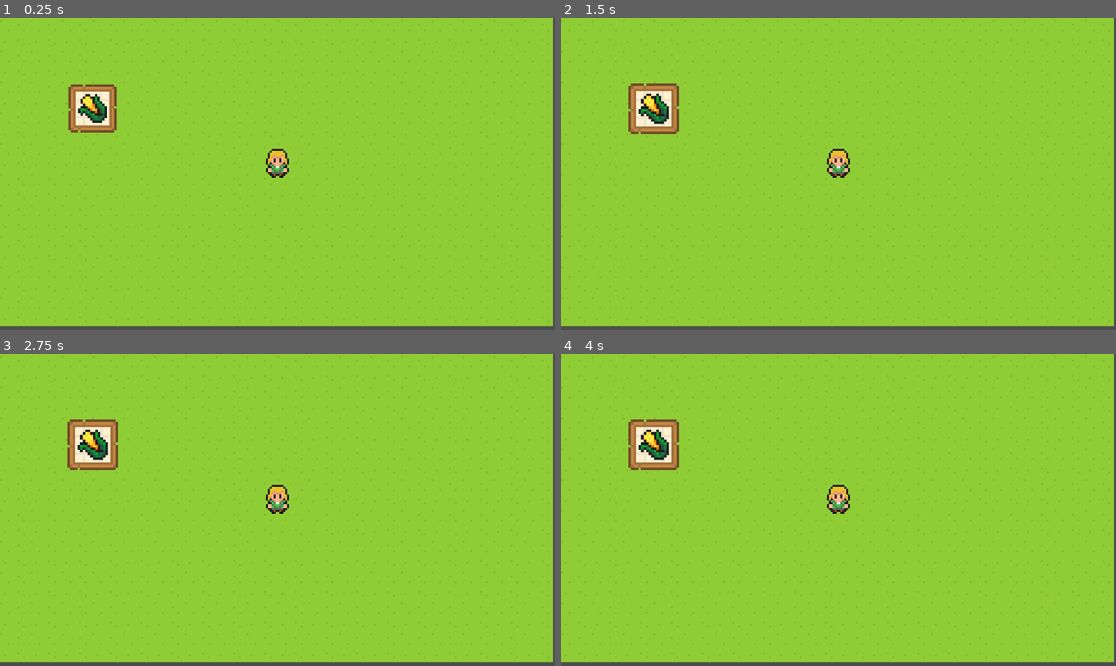
Above: before the commit, frames 1-4 (two rows, left to right).
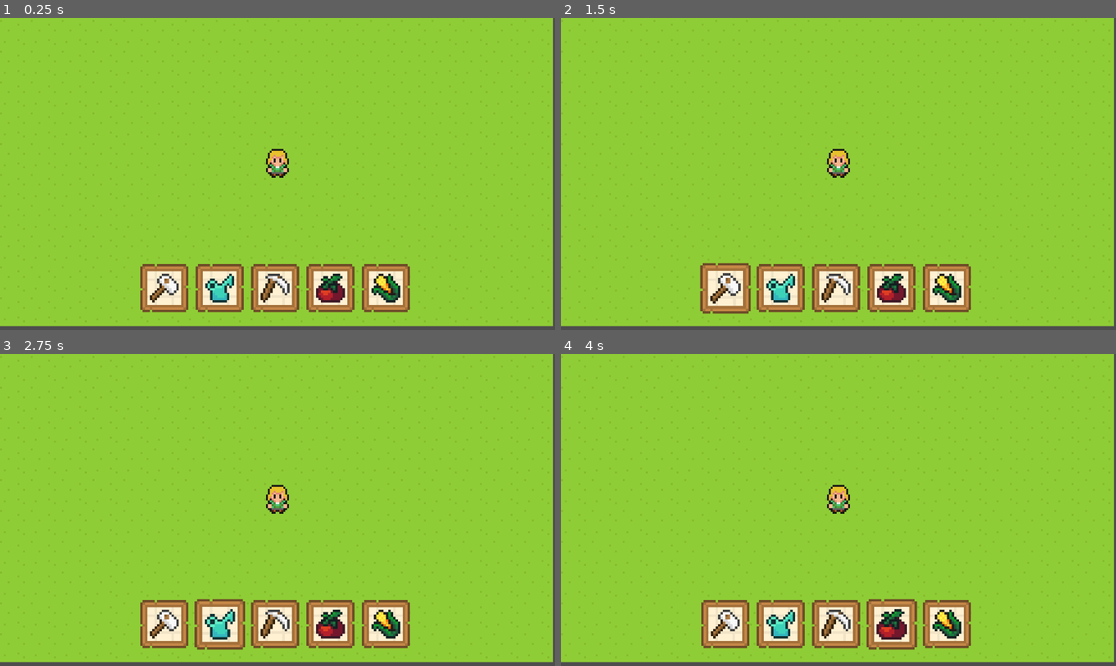
Above: after the commit, the same moments.

Repository: Sammizzy/FarmingProject
Game: Godot game, scene res://Scenes/main.tscn
The game is run twice, just before and just after one commit, with the same random seed, the same clock (stepped at 60 frames per second) and the same inputs.
Inputs (mouse positions are in pixels of both pictures, inside the frame that each line leads up to; where the layout moved, square brackets give the same spot in the first picture):
- Up to frame 1 (0.25 s): no input
- Up to frame 2 (1.5 s): click (655, 108) at 0.52 s; click (727, 289) [655, 108] at 1.25 s
- Up to frame 3 (2.75 s): click (222, 625) [94, 444] at 2 s
- Up to frame 4 (4 s): click (838, 625) [655, 444] at 2.75 s; click (894, 625) [655, 444] at 3.5 s

The runs differ from the first frame. In frame 1, 8.0% of the frame differs, in the area x 12-74%, y 21-95%; in frame 2, 8.3%, in the area x 12-74%, y 20-95%; in frame 3, 8.3%; in frame 4, 8.3%.

Commit message:
added action bar tiles

Diff:
--- a/Scenes/main.tscn
+++ b/Scenes/main.tscn
@@ -1,13 +1,17 @@
-[gd_scene load_steps=30 format=4 uid="uid://bnaegj2duv1ca"]
+[gd_scene load_steps=33 format=4 uid="uid://bnaegj2duv1ca"]
 
 [ext_resource type="Script" uid="uid://d2fhsy1j8hyt5" path="res://Scripts/player.gd" id="1_bo1nx"]
 [ext_resource type="Texture2D" uid="uid://deu5pfr2jhyk5" path="res://Sprites/Player/Player.png" id="1_jjgbg"]
 [ext_resource type="Texture2D" uid="uid://btxrsecte87rv" path="res://Sprites/Tiles/Tileset.png" id="3_8gbba"]
 [ext_resource type="Script" uid="uid://mdda6e4cpl68" path="res://farm_manager.gd" id="3_jjvhh"]
 [ext_resource type="Script" uid="uid://cqtd2fj5ud2qu" path="res://Scripts/player_tools.gd" id="3_kry3j"]
-[ext_resource type="Texture2D" uid="uid://lngcmt2hdg2b" path="res://Sprites/UI/ItemBox.png" id="6_21xkr"]
-[ext_resource type="Texture2D" uid="uid://8i67gik0xi8s" path="res://Sprites/UI/CornSeed_Icon.png" id="7_6bp64"]
-[ext_resource type="Script" uid="uid://dffehvx810307" path="res://Scripts/tool_button.gd" id="7_344ge"]
+[ext_resource type="PackedScene" uid="uid://cebe52c54d0pn" path="res://Scenes/tool_button.tscn" id="6_21xkr"]
+[ext_resource type="Texture2D" uid="uid://bvev8bpr7fisa" path="res://Sprites/UI/Hoe_Icon.png" id="7_6iyac"]
+[ext_resource type="Texture2D" uid="uid://cb6qjgowlx2hx" path="res://Sprites/UI/WaterBucket_Icon.png" id="8_fdnlq"]
+[ext_resource type="Texture2D" uid="uid://dxaboeq4tskni" path="res://Sprites/UI/Scythe_Icon.png" id="9_jkdf5"]
+[ext_resource type="Resource" uid="uid://w0ujv5bngdhs" path="res://Crops/Tomato.tres" id="10_wsu2k"]
+[ext_resource type="Texture2D" uid="uid://b3qkv53bj6gtr" path="res://Sprites/UI/TomatoSeed_Icon.png" id="11_k12tt"]
+[ext_resource type="Resource" uid="uid://da3xivtp4e3nt" path="res://Crops/Corn.tres" id="12_h1bgf"]
 
 [sub_resource type="CapsuleShape2D" id="CapsuleShape2D_8gbba"]
 radius = 7.0
@@ -191,11 +195,6 @@
 [sub_resource type="TileSet" id="TileSet_kry3j"]
 sources/0 = SubResource("TileSetAtlasSource_jjvhh")
 
-[sub_resource type="LabelSettings" id="LabelSettings_6bp64"]
-font_size = 20
-shadow_size = 10
-shadow_color = Color(0, 0, 0, 0.6901961)
-
 [node name="Main" type="Node2D"]
 
 [node name="Camera2D" type="Camera2D" parent="."]
@@ -228,51 +227,56 @@
 
 [node name="CanvasLayer" type="CanvasLayer" parent="."]
 
-[node name="ToolButton" type="TextureButton" parent="CanvasLayer"]
-custom_minimum_size = Vector2(100, 100)
-offset_left = 142.0
-offset_top = 138.0
-offset_right = 242.0
-offset_bottom = 238.0
-texture_normal = ExtResource("6_21xkr")
-stretch_mode = 4
-script = ExtResource("7_344ge")
-
-[node name="Icon" type="TextureRect" parent="CanvasLayer/ToolButton"]
-layout_mode = 1
-anchors_preset = 8
+[node name="HBoxContainer" type="HBoxContainer" parent="CanvasLayer"]
+anchors_preset = 7
 anchor_left = 0.5
-anchor_top = 0.5
+anchor_top = 1.0
 anchor_right = 0.5
-anchor_bottom = 0.5
-offset_left = -30.0
-offset_top = -30.0
-offset_right = 30.0
-offset_bottom = 30.0
+anchor_bottom = 1.0
+offset_left = -295.0
+offset_top = -137.0
+offset_right = 285.0
+offset_bottom = -37.0
 grow_horizontal = 2
-grow_vertical = 2
-mouse_filter = 2
-texture = ExtResource("7_6bp64")
-
-[node name="QuantityText" type="Label" parent="CanvasLayer/ToolButton"]
-layout_mode = 1
-anchors_preset = 3
-anchor_left = 1.0
-anchor_top = 1.0
-anchor_right = 1.0
-anchor_bottom = 1.0
-offset_left = -99.0
-offset_top = -99.0
-offset_right = 1.0
-offset_bottom = -1.0
-grow_horizontal = 0
 grow_vertical = 0
-text = "50
-"
-label_settings = SubResource("LabelSettings_6bp64")
-horizontal_alignment = 2
-vertical_alignment = 2
-
-[connection signal="mouse_entered" from="CanvasLayer/ToolButton" to="CanvasLayer/ToolButton" method="_on_mouse_entered"]
-[connection signal="mouse_exited" from="CanvasLayer/ToolButton" to="CanvasLayer/ToolButton" method="_on_mouse_exited"]
-[connection signal="pressed" from="CanvasLayer/ToolButton" to="CanvasLayer/ToolButton" method="_on_pressed"]
+theme_override_constants/separation = 15
+alignment = 1
+
+[node name="Hoe" parent="CanvasLayer/HBoxContainer" instance=ExtResource("6_21xkr")]
+layout_mode = 2
+
+[node name="Icon" parent="CanvasLayer/HBoxContainer/Hoe" index="0"]
+texture = ExtResource("7_6iyac")
+
+[node name="WaterBucket" parent="CanvasLayer/HBoxContainer" instance=ExtResource("6_21xkr")]
+layout_mode = 2
+tool = 1
+
+[node name="Icon" parent="CanvasLayer/HBoxContainer/WaterBucket" index="0"]
+texture = ExtResource("8_fdnlq")
+
+[node name="Scythe" parent="CanvasLayer/HBoxContainer" instance=ExtResource("6_21xkr")]
+layout_mode = 2
+tool = 2
+
+[node name="Icon" parent="CanvasLayer/HBoxContainer/Scythe" index="0"]
+texture = ExtResource("9_jkdf5")
+
+[node name="TomatoSeed" parent="CanvasLayer/HBoxContainer" instance=ExtResource("6_21xkr")]
+layout_mode = 2
+tool = 3
+seed = ExtResource("10_wsu2k")
+
+[node name="Icon" parent="CanvasLayer/HBoxContainer/TomatoSeed" index="0"]
+texture = ExtResource("11_k12tt")
+
+[node name="CornSeed" parent="CanvasLayer/HBoxContainer" instance=ExtResource("6_21xkr")]
+layout_mode = 2
+tool = 3
+seed = ExtResource("12_h1bgf")
+
+[editable path="CanvasLayer/HBoxContainer/Hoe"]
+[editable path="CanvasLayer/HBoxContainer/WaterBucket"]
+[editable path="CanvasLayer/HBoxContainer/Scythe"]
+[editable path="CanvasLayer/HBoxContainer/TomatoSeed"]
+[editable path="CanvasLayer/HBoxContainer/CornSeed"]
--- /dev/null
+++ b/Scenes/tool_button.tscn
@@ -0,0 +1,59 @@
+[gd_scene load_steps=5 format=3 uid="uid://cebe52c54d0pn"]
+
+[ext_resource type="Texture2D" uid="uid://lngcmt2hdg2b" path="res://Sprites/UI/ItemBox.png" id="1_jekwd"]
+[ext_resource type="Script" uid="uid://dffehvx810307" path="res://Scripts/tool_button.gd" id="2_vfa5f"]
+[ext_resource type="Texture2D" uid="uid://8i67gik0xi8s" path="res://Sprites/UI/CornSeed_Icon.png" id="3_pngsy"]
+
+[sub_resource type="LabelSettings" id="LabelSettings_6bp64"]
+font_size = 20
+shadow_size = 10
+shadow_color = Color(0, 0, 0, 0.6901961)
+
+[node name="ToolButton" type="TextureButton"]
+custom_minimum_size = Vector2(100, 100)
+offset_left = 142.0
+offset_top = 138.0
+offset_right = 242.0
+offset_bottom = 238.0
+texture_normal = ExtResource("1_jekwd")
+stretch_mode = 4
+script = ExtResource("2_vfa5f")
+
+[node name="Icon" type="TextureRect" parent="."]
+layout_mode = 1
+anchors_preset = 8
+anchor_left = 0.5
+anchor_top = 0.5
+anchor_right = 0.5
+anchor_bottom = 0.5
+offset_left = -30.0
+offset_top = -30.0
+offset_right = 30.0
+offset_bottom = 30.0
+grow_horizontal = 2
+grow_vertical = 2
+mouse_filter = 2
+texture = ExtResource("3_pngsy")
+
+[node name="QuantityText" type="Label" parent="."]
+layout_mode = 1
+anchors_preset = 3
+anchor_left = 1.0
+anchor_top = 1.0
+anchor_right = 1.0
+anchor_bottom = 1.0
+offset_left = -99.0
+offset_top = -99.0
+offset_right = 1.0
+offset_bottom = -1.0
+grow_horizontal = 0
+grow_vertical = 0
+text = "50
+"
+label_settings = SubResource("LabelSettings_6bp64")
+horizontal_alignment = 2
+vertical_alignment = 2
+
+[connection signal="mouse_entered" from="." to="." method="_on_mouse_entered"]
+[connection signal="mouse_exited" from="." to="." method="_on_mouse_exited"]
+[connection signal="pressed" from="." to="." method="_on_pressed"]
--- a/Scripts/tool_button.gd
+++ b/Scripts/tool_button.gd
@@ -5,13 +5,14 @@
 @export var seed : CropData
 
 @onready var quantity_text : Label = $QuantityText
-
+#all the functions with the item boxes, resizing when hovering over them, selecting
 func _ready():
 	quantity_text.text = ""
 	pivot_offset = size / 2
 
 
 func _on_pressed():
+	#set player tool signal emit
 	pass # Replace with function body.
 
 
@@ -23,3 +24,10 @@
 func _on_mouse_exited() -> void:
 	scale.x = 1
 	scale.y = 1
+
+
+func _on_change_seed_quantity (crop_data : CropData, quantity : int):
+	if seed != crop_data:
+		return
+
+	quantity_text.text = str(quantity)
